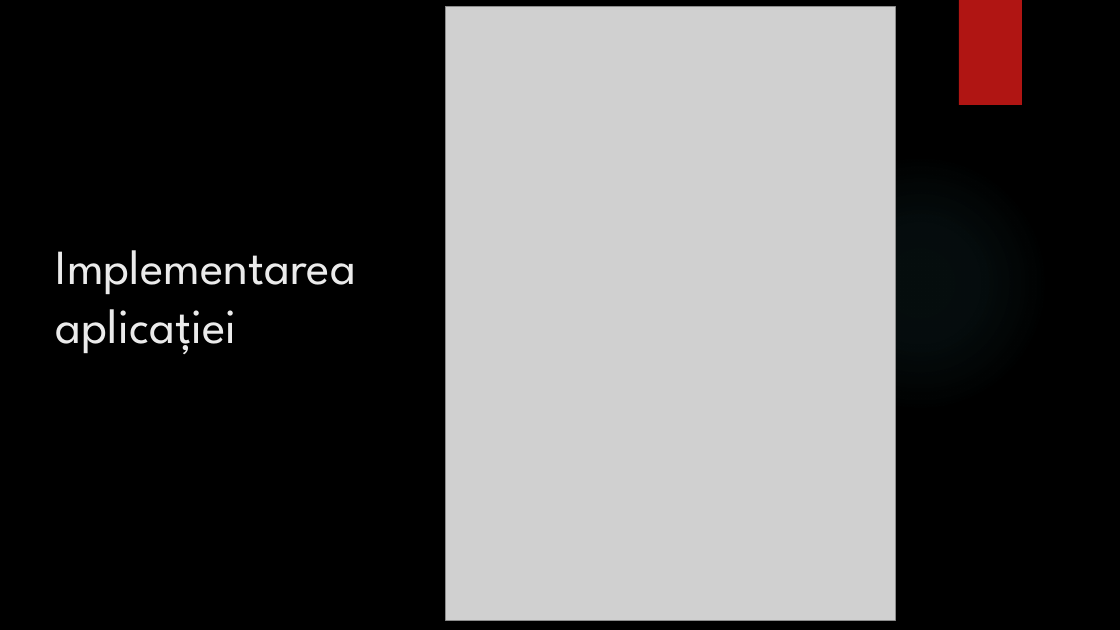
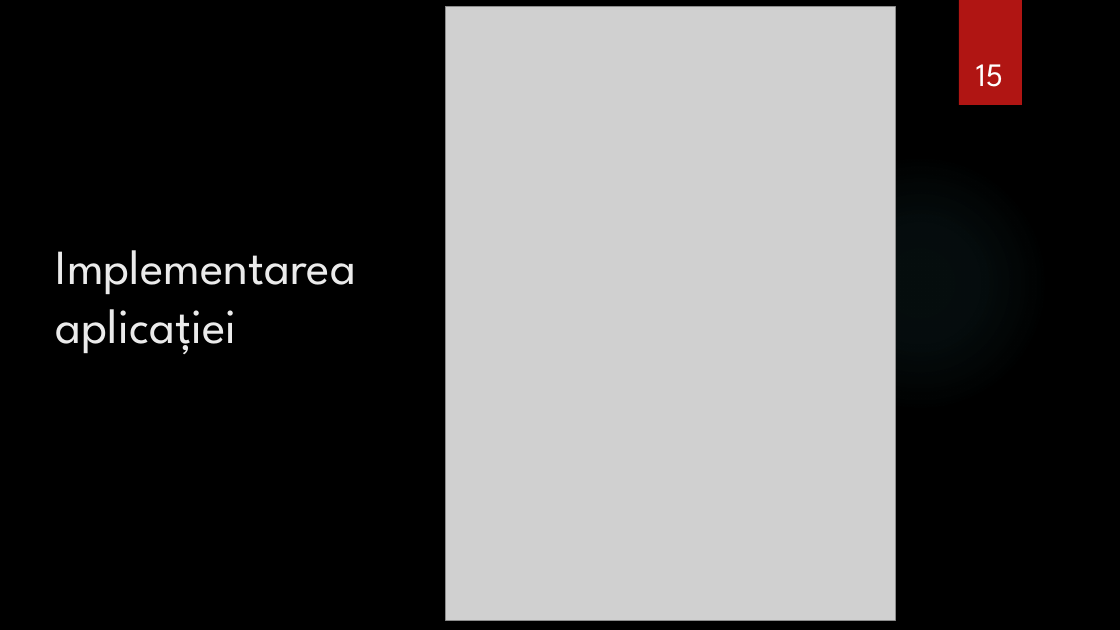
Before and after one commit to bogdanmatra/stoma, a slide deck: slide 15 of documentation/Prezentare_Licenta_Matragociu_Bogdan.pptx. Drawn at 1120x630 pixels with LibreOffice and Linux fonts; fonts in the diff are those of the drawing; grey boxes stand for pictures; background and template pictures are left out. Boxes give left, top, right and bottom in pixels: in the first picture for what was removed or moved away, otherwise in the second. Text is boxed around its words. In the diff, an @@ line names an element or a change of style, - is before the commit and + after.

```diff
--- a/documentation/Prezentare_Licenta_Matragociu_Bogdan.pptx
+++ b/documentation/Prezentare_Licenta_Matragociu_Bogdan.pptx
@@ page number added at bbox=[976, 64, 1003, 87], 28 pt, text #FFFFFF @@
+15
```
Also in this commit, not shown: 20 other slides changed.
